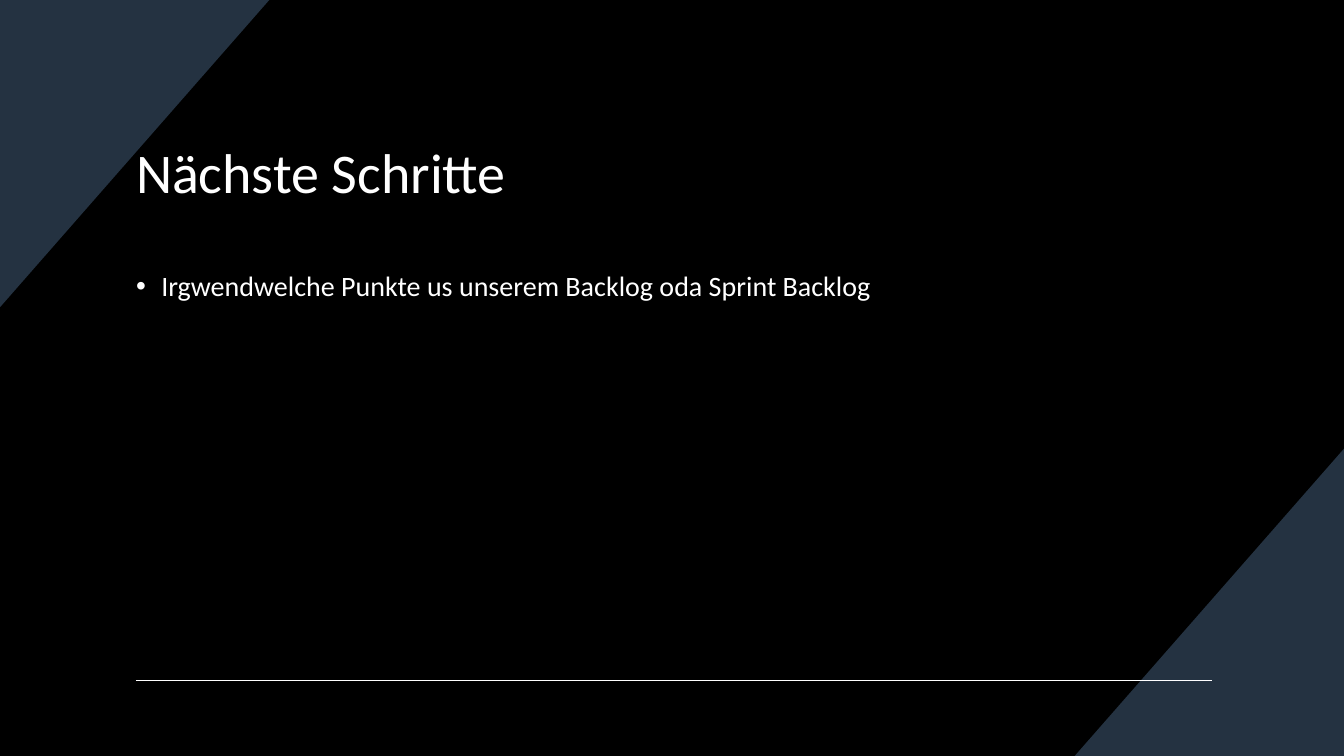
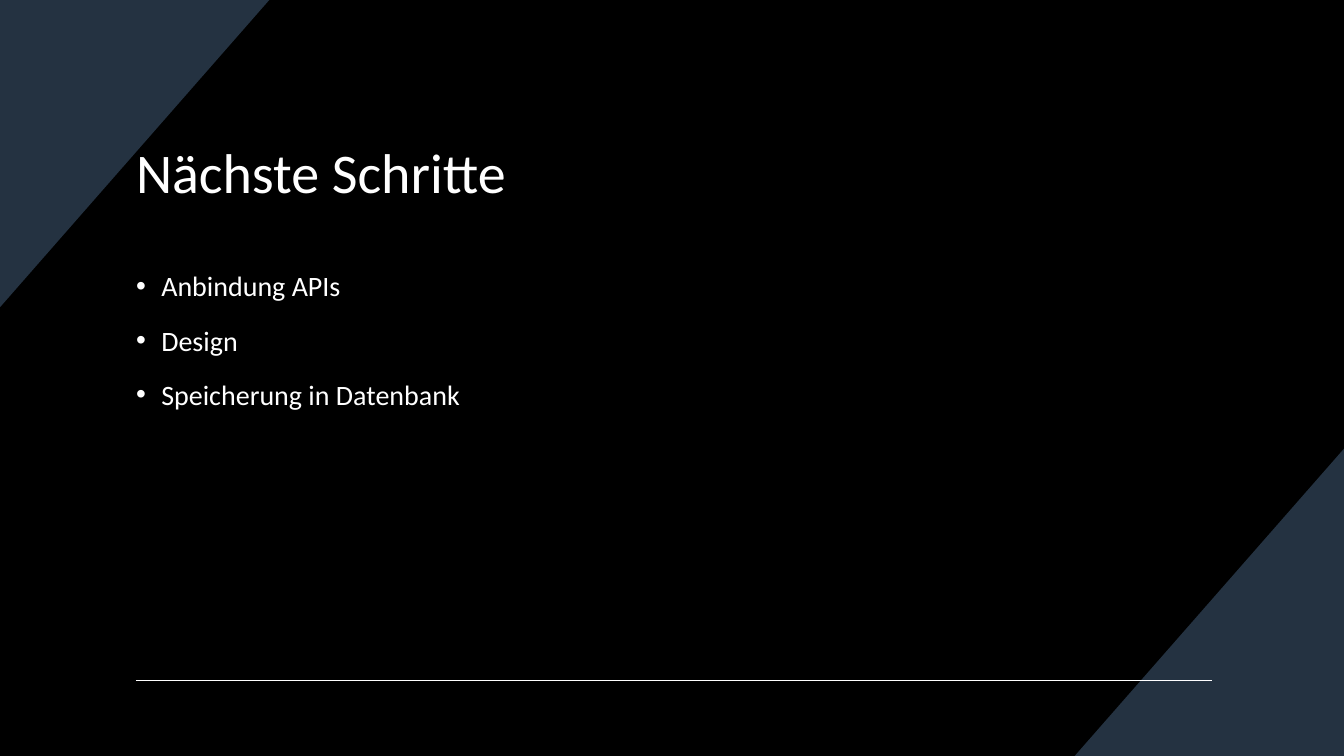
Before and after one commit to AaloFanaa/htldo5_swp, a slide deck: slide 8 of ScreenTale/Projektmanagement/Zwischenpräsentation_14_12_2023.pptx. Drawn at 1344x756 pixels with LibreOffice and Linux fonts; fonts in the diff are those of the drawing. Boxes give left, top, right and bottom in pixels: in the first picture for what was removed or moved away, otherwise in the second. Text is boxed around its words. In the diff, an @@ line names an element or a change of style, - is before the commit and + after.

```diff
--- a/ScreenTale/Projektmanagement/Zwischenpräsentation_14_12_2023.pptx
+++ b/ScreenTale/Projektmanagement/Zwischenpräsentation_14_12_2023.pptx
@@ text at box(161, 276, 460, 410): text changed @@
-• Irgwendwelche Punkte us unserem Backlog oda Sprint Backlog
+• Anbindung APIs
+• Design
+• Speicherung in Datenbank
```
Also in this commit, not shown: 3 other slides changed, 1 other file.
